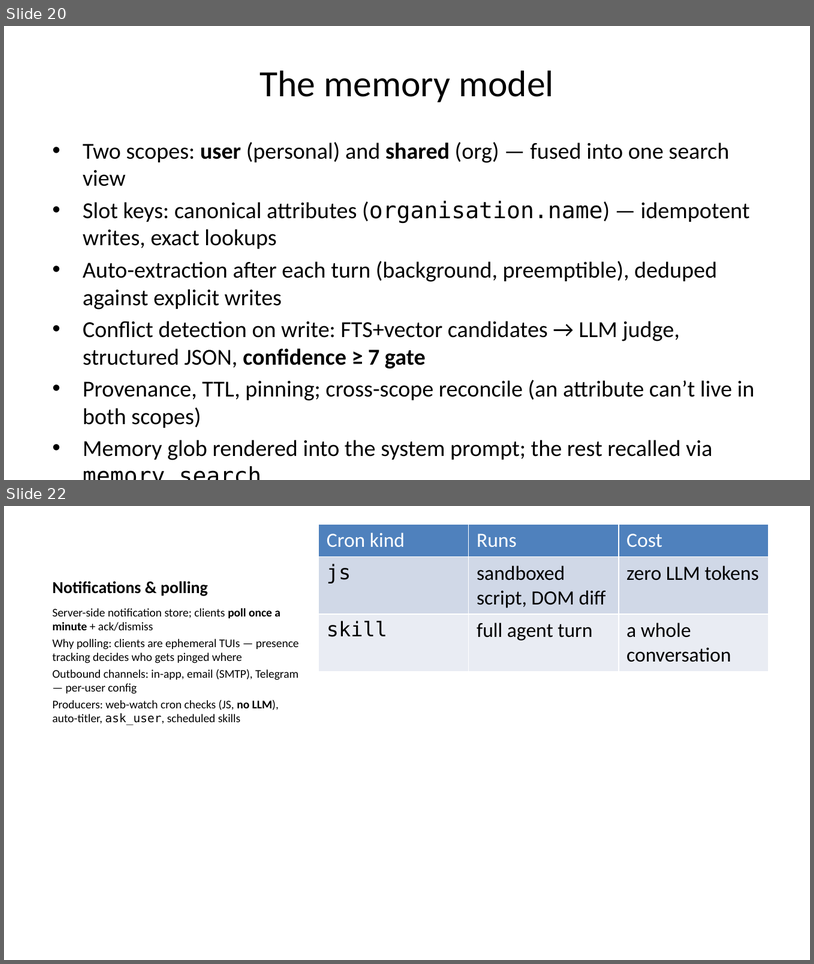
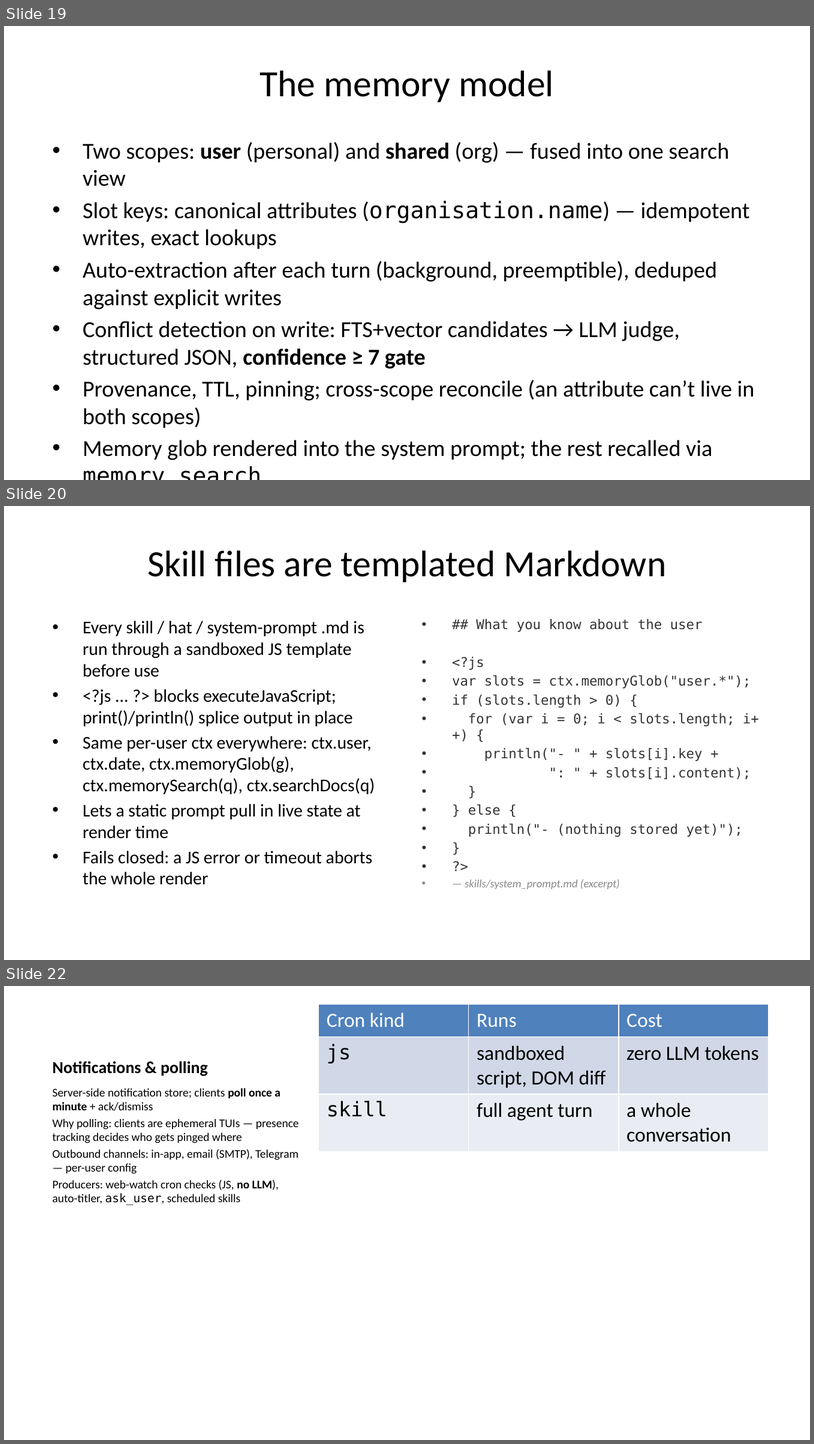
Before and after one commit to ivoras/harlequin, a slide deck: docs/croai2026/slides-pptx.pptx. Shown one above the other, each under a label of ours: slides 20 and 22 before the commit, slides 19, 20 and 22 after it; the slides between them are not shown. The pictures are 814x964 and 814x1444 pixels, drawn with LibreOffice and Linux fonts; fonts in the diff are those of the drawing. Boxes give left, top, right and bottom in pixels: in the first picture for what was removed or moved away, otherwise in the second. Text is boxed around its words. In the diff, an @@ line names an element or a change of style, - is before the commit and + after.

```diff
--- a/docs/croai2026/slides-pptx.pptx
+++ b/docs/croai2026/slides-pptx.pptx
@@ slide 20 added at [4, 506, 810, 960], background #FFFFFF @@
@@ title added at [147, 550, 667, 582], 33 pt, text #000000 @@
+Skill files are templated Markdown
@@ text added at [83, 621, 375, 885], 16 pt, text #000000 @@
+• Every skill / hat / system-prompt .md is run through a sandboxed JS template before use
+• <?js ... ?> blocks executeJavaScript; print()/println() splice output in place
+• Same per-user ctx everywhere: ctx.user, ctx.date, ctx.memoryGlob(g), ctx.memorySearch(q), ctx.searchDocs(q)
+• Lets a static prompt pull in live state at render time
+• Fails closed: a JS error or timeout aborts the whole render
@@ text added at [452, 619, 759, 889], 12 pt, text #333333 @@
+• ## What you know about the user
+• <?js
+• var slots = ctx.memoryGlob("user.*");
+• if (slots.length > 0) {
+• for (var i = 0; i < slots.length; i++) {
+• println("- " + slots[i].key +
+• ": " + slots[i].content);
+• }
+• } else {
+• println("- (nothing stored yet)");
+• }
+• ?>
+• — skills/system_prompt.md (excerpt)
@@ what was slide 20 is now slide 19 @@
```
Also in this commit, not shown: 5 slides changed, 1 slide removed.
